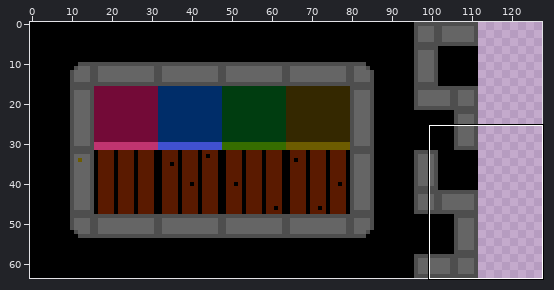
A sprite sheet gets an edit: assets/tileset/Tile-set.png. Above, an overview of the earlier version with the close-up marked.
Close-up. Before the edit:
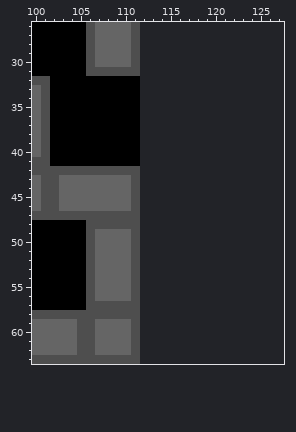
The file is 112x64 pixels. Shown: x 100..127, y 26..63. The old version is drawn lined up with the new one, on the new canvas.
Now the later version:
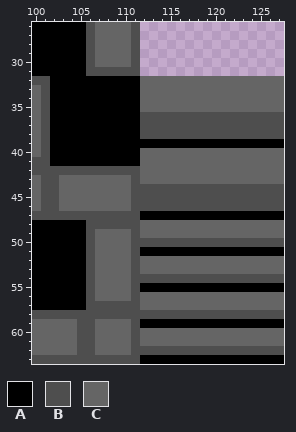
Palette (. is transparent): A #000000  B #4e4e4e  C #656565
Change:
{"change": "canvas 112x64 -> 128x64"}
{"y":32,"x":112,"old":"................","new":"CCCCCCCCCCCCCCCC"}
{"y":33,"x":112,"old":"................","new":"CCCCCCCCCCCCCCCC"}
{"y":34,"x":112,"old":"................","new":"CCCCCCCCCCCCCCCC"}
{"y":35,"x":112,"old":"................","new":"CCCCCCCCCCCCCCCC"}
{"y":36,"x":112,"old":"................","new":"BBBBBBBBBBBBBBBB"}
{"y":37,"x":112,"old":"................","new":"BBBBBBBBBBBBBBBB"}
{"y":38,"x":112,"old":"................","new":"BBBBBBBBBBBBBBBB"}
{"y":39,"x":112,"old":"................","new":"AAAAAAAAAAAAAAAA"}
{"y":40,"x":112,"old":"................","new":"CCCCCCCCCCCCCCCC"}
{"y":41,"x":112,"old":"................","new":"CCCCCCCCCCCCCCCC"}
{"y":42,"x":112,"old":"................","new":"CCCCCCCCCCCCCCCC"}
{"y":43,"x":112,"old":"................","new":"CCCCCCCCCCCCCCCC"}
{"y":44,"x":112,"old":"................","new":"BBBBBBBBBBBBBBBB"}
{"y":45,"x":112,"old":"................","new":"BBBBBBBBBBBBBBBB"}
{"y":46,"x":112,"old":"................","new":"BBBBBBBBBBBBBBBB"}
{"y":47,"x":112,"old":"................","new":"AAAAAAAAAAAAAAAA"}
{"y":48,"x":112,"old":"................","new":"CCCCCCCCCCCCCCCC"}
{"y":49,"x":112,"old":"................","new":"CCCCCCCCCCCCCCCC"}
{"y":50,"x":112,"old":"................","new":"BBBBBBBBBBBBBBBB"}
{"y":51,"x":112,"old":"................","new":"AAAAAAAAAAAAAAAA"}
{"y":52,"x":112,"old":"................","new":"CCCCCCCCCCCCCCCC"}
{"y":53,"x":112,"old":"................","new":"CCCCCCCCCCCCCCCC"}
{"y":54,"x":112,"old":"................","new":"BBBBBBBBBBBBBBBB"}
{"y":55,"x":112,"old":"................","new":"AAAAAAAAAAAAAAAA"}
{"y":56,"x":112,"old":"................","new":"CCCCCCCCCCCCCCCC"}
{"y":57,"x":112,"old":"................","new":"CCCCCCCCCCCCCCCC"}
{"y":58,"x":112,"old":"................","new":"BBBBBBBBBBBBBBBB"}
{"y":59,"x":112,"old":"................","new":"AAAAAAAAAAAAAAAA"}
{"y":60,"x":112,"old":"................","new":"CCCCCCCCCCCCCCCC"}
{"y":61,"x":112,"old":"................","new":"CCCCCCCCCCCCCCCC"}
{"y":62,"x":112,"old":"................","new":"BBBBBBBBBBBBBBBB"}
{"y":63,"x":112,"old":"................","new":"AAAAAAAAAAAAAAAA"}
{"label":"added","picture_box":[140,76,284,364]}
